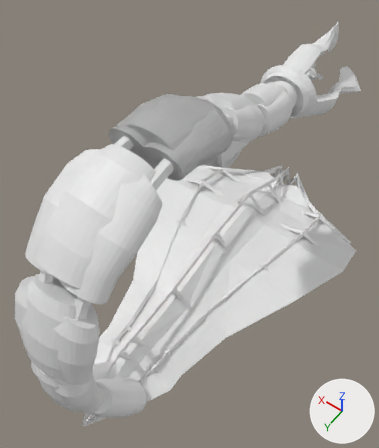
The Blender file Objects3D/caos/escorpion.blend, before and after one commit.
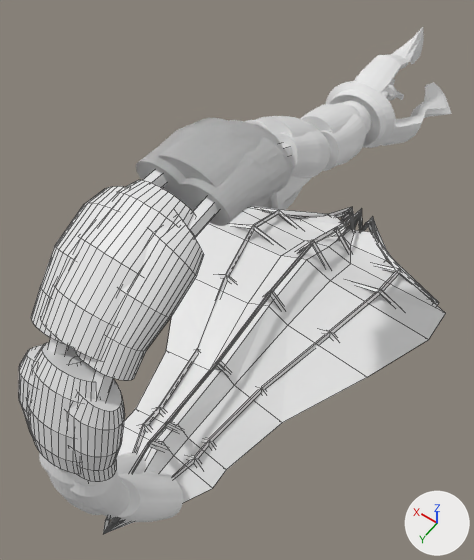
The first picture shows the older version from a 50 mm camera at (-37.6, 59.9, 109.7) aimed at (5.0, 0.3, 16.0). The close-ups show both versions on the part from 0% to 100% of the width and 0% to 100% of the height of that picture. The lights are fixed; the arrows at lower right show +X, +Y and +Z. The close-ups show mesh edges as thin lines.

Script lines for the objects in view, before the commit:
```python
me_cube_001 = bpy.data.meshes.new('Cube.001')
me_cube_001.from_pydata(...)  # 760 vertices, 1028 faces; spans x -3.6..3.67, y -5.06..5.98, z -0.77..1.89
me_cylinder_000 = bpy.data.meshes.new('Cylinder.000')
me_cylinder_000.from_pydata(...)  # 1180 vertices, 1186 faces; spans x -2.45..1.85, y -1.48..1.76, z -1.05..1.69
me_cylinder_009 = bpy.data.meshes.new('Cylinder.009')
me_cylinder_009.from_pydata(...)  # 480 vertices, 390 faces; spans x -2.82..2.44, y -3.7..3.67, z -1.42..1.37
ob_cube_001 = bpy.data.objects.new('Cube.001', me_cube_001)
ob_cube_001.location = (0.2, -2.8, -1.9)
ob_cube_001.rotation_euler = (0.0644, 0.0, 0.0)  # degrees (3.7, 0, 0)
ob_cube_001.scale = (6.97, 8.06, 7.95)
ob_cylinder_000 = bpy.data.objects.new('Cylinder.000', me_cylinder_000)
ob_cylinder_000.location = (0.1, -38.1, 34.4)
ob_cylinder_000.rotation_euler = (1.713, 0.0934, 0.189)  # degrees (98, 5.4, 11)
ob_cylinder_000.scale = (4.97, 4.97, 10.6)
ob_cylinder_006 = bpy.data.objects.new('Cylinder.006', me_cylinder_009)
ob_cylinder_006.location = (-0.7, 38.3, 4.8)
ob_cylinder_006.rotation_euler = (1.571, 0.0, 0.0)  # degrees (90, 0, 0)
ob_cylinder_006.scale = (2.71, 2.27, 4.73)
# also in view: 'Cylinder.007' at (0.0, 12.4, 27.1); 'Cylinder.002' at (0.8, 41.6, 36.9); 'Cylinder' at (0.0, -19.0, 39.3); 'Cube' at (0.3, 1.1, -3.1); 'Cylinder.004' at (0.9, 29.7, 50.4)
```
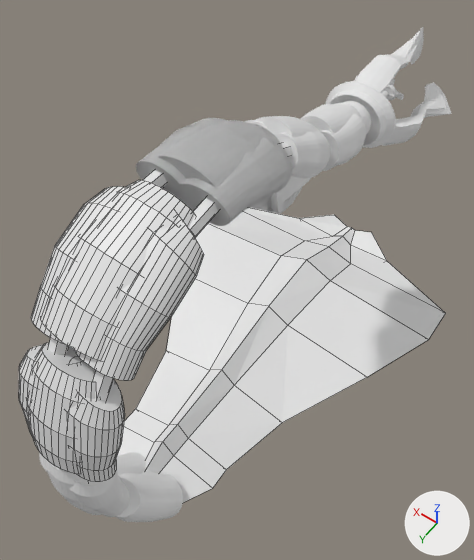
Changed parts and their boxes [x1, y1, x2, y2] in the close-ups (474 x 560 px):
'Cube.001', deleted: before [103, 206, 439, 534]

Diff of the bpy script that builds the scene:
```diff
--- a/Objects3D/caos/escorpion.blend.py
+++ b/Objects3D/caos/escorpion.blend.py
@@ ob_cube_001 @@
-ob_cube_001 = bpy.data.objects.new('Cube.001', me_cube_001)
-ob_cube_001.location = (0.2, -2.8, -1.9)
-ob_cube_001.rotation_euler = (0.0644, 0.0, 0.0)  # degrees (3.7, 0, 0)
-ob_cube_001.scale = (6.97, 8.06, 7.95)
```
